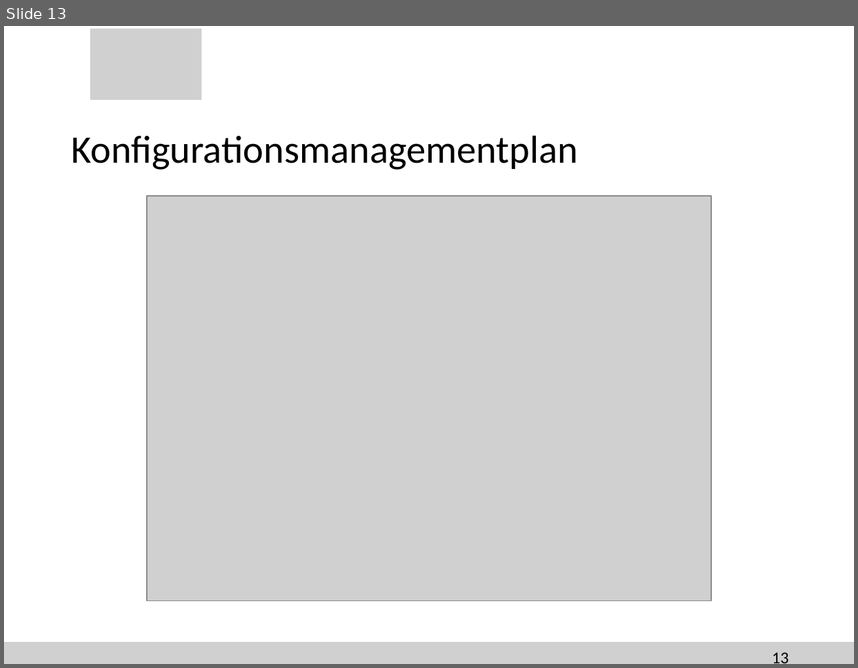
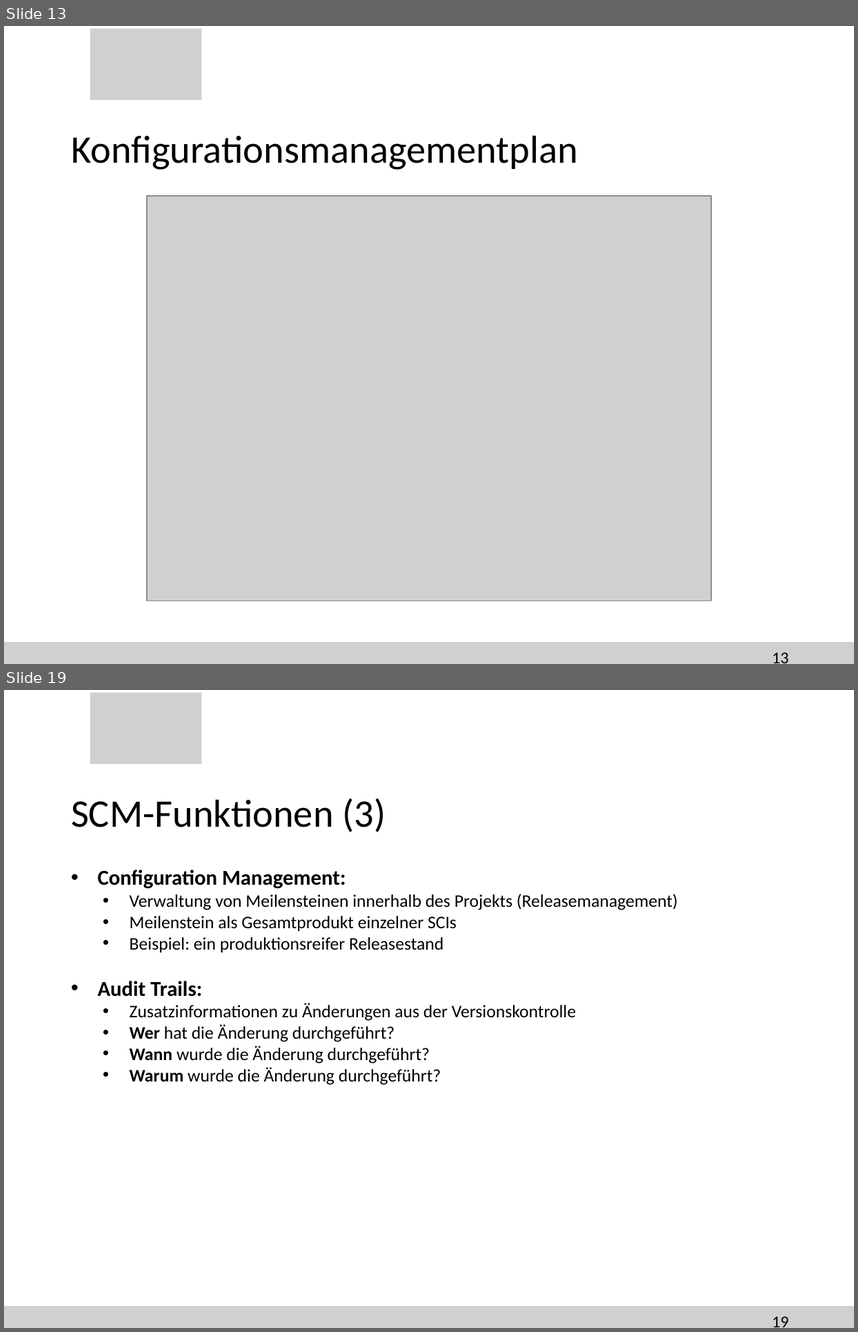
Before and after one commit to SteiMi/swm-seminar, a slide deck: Präsentation/seminar.pptx. Shown one above the other, each under a label of ours: slide 13 before the commit, slides 13 and 19 after it; the slides between them are not shown. The pictures are 858x668 and 858x1332 pixels, drawn with LibreOffice and Linux fonts; fonts in the diff are those of the drawing; grey boxes stand for pictures; background and template pictures are left out. Boxes give left, top, right and bottom in pixels: in the first picture for what was removed or moved away, otherwise in the second. Text is boxed around its words. In the diff, an @@ line names an element or a change of style, - is before the commit and + after.

```diff
--- a/Präsentation/seminar.pptx
+++ b/Präsentation/seminar.pptx
@@ slide 19 added at box(4, 690, 854, 1328), background #FFFFFF; not listed: 2 template elements that a slide beside it also shows @@
@@ title added at box(71, 798, 386, 832), 33 pt, text #000000 @@
+SCM-Funktionen (3)
@@ text added at box(98, 869, 678, 1085), 15 pt, text #000000 @@
+  • Configuration Management:
+    • Verwaltung von Meilensteinen innerhalb des Projekts (Releasemanagement)
+    • Meilenstein als Gesamtprodukt einzelner SCIs
+    • Beispiel: ein produktionsreifer Releasestand
+  • Audit Trails:
+    • Zusatzinformationen zu Änderungen aus der Versionskontrolle
+    • Wer hat die Änderung durchgeführt?
+    • Wann wurde die Änderung durchgeführt?
+    • Warum wurde die Änderung durchgeführt?
@@ page number added at box(772, 1316, 789, 1327), 14 pt, text #000000 @@
+19
```
Also in this commit, not shown: 2 slides changed, 5 other slides added, 1 other file.
